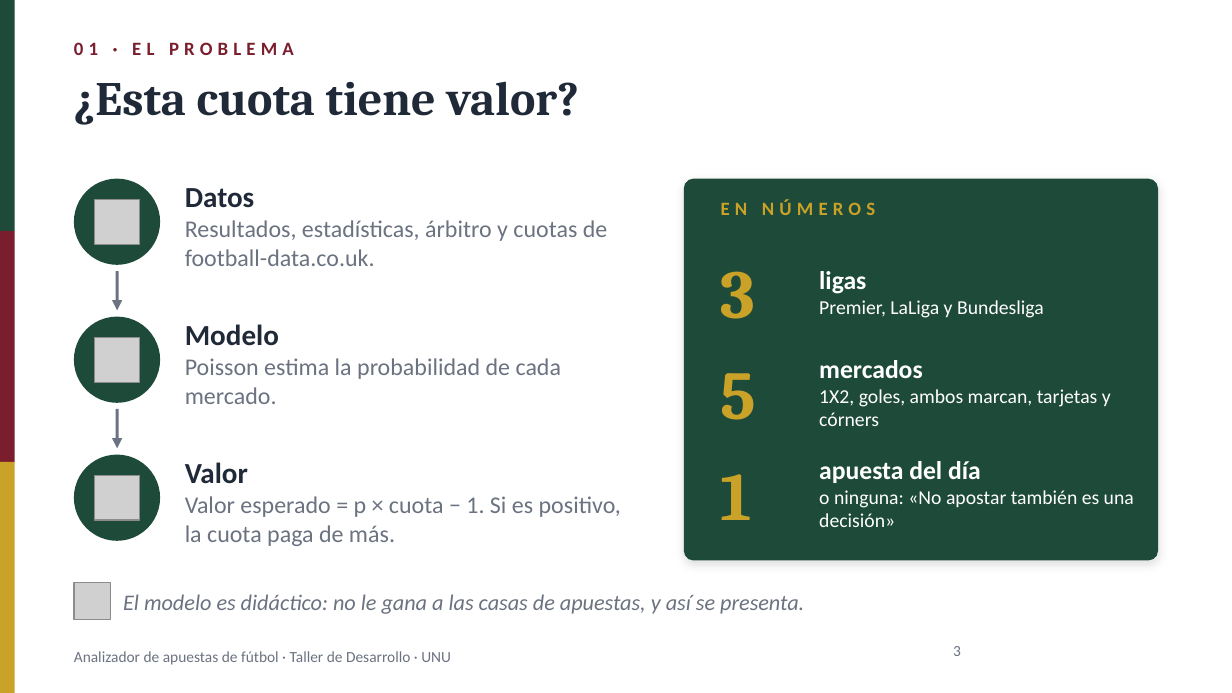
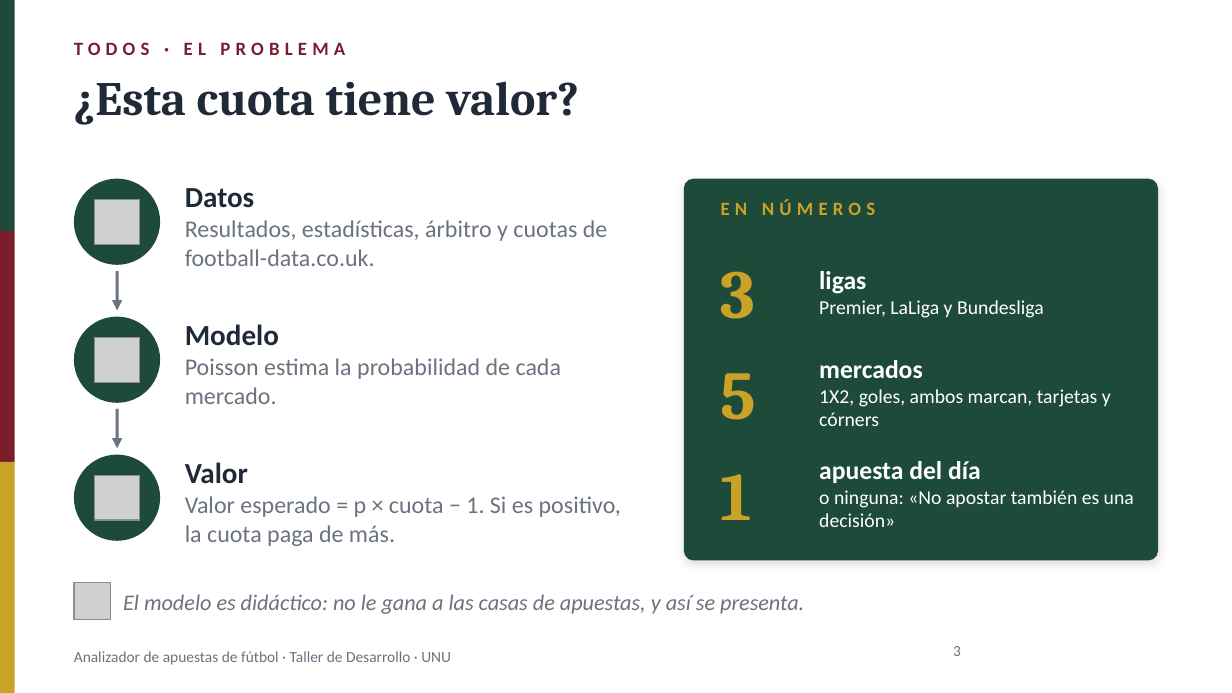
Before and after one commit to Renindstone/app-apuestas-universidad, a slide deck: slide 3 of docs/PresentacionApuestas_2nov2026.pptx. Drawn at 1232x693 pixels with LibreOffice and Linux fonts; fonts in the diff are those of the drawing; grey boxes stand for pictures; background and template pictures are left out. Boxes give left, top, right and bottom in pixels: in the first picture for what was removed or moved away, otherwise in the second. Text is boxed around its words. In the diff, an @@ line names an element or a change of style, - is before the commit and + after.

```diff
--- a/docs/PresentacionApuestas_2nov2026.pptx
+++ b/docs/PresentacionApuestas_2nov2026.pptx
@@ text at bbox=[74, 42, 345, 55]: text changed @@
-01 · EL PROBLEMA
+TODOS · EL PROBLEMA
```
Also in this commit, not shown: 15 other slides changed, 8 slides added, 1 slide removed, 3 other files.
